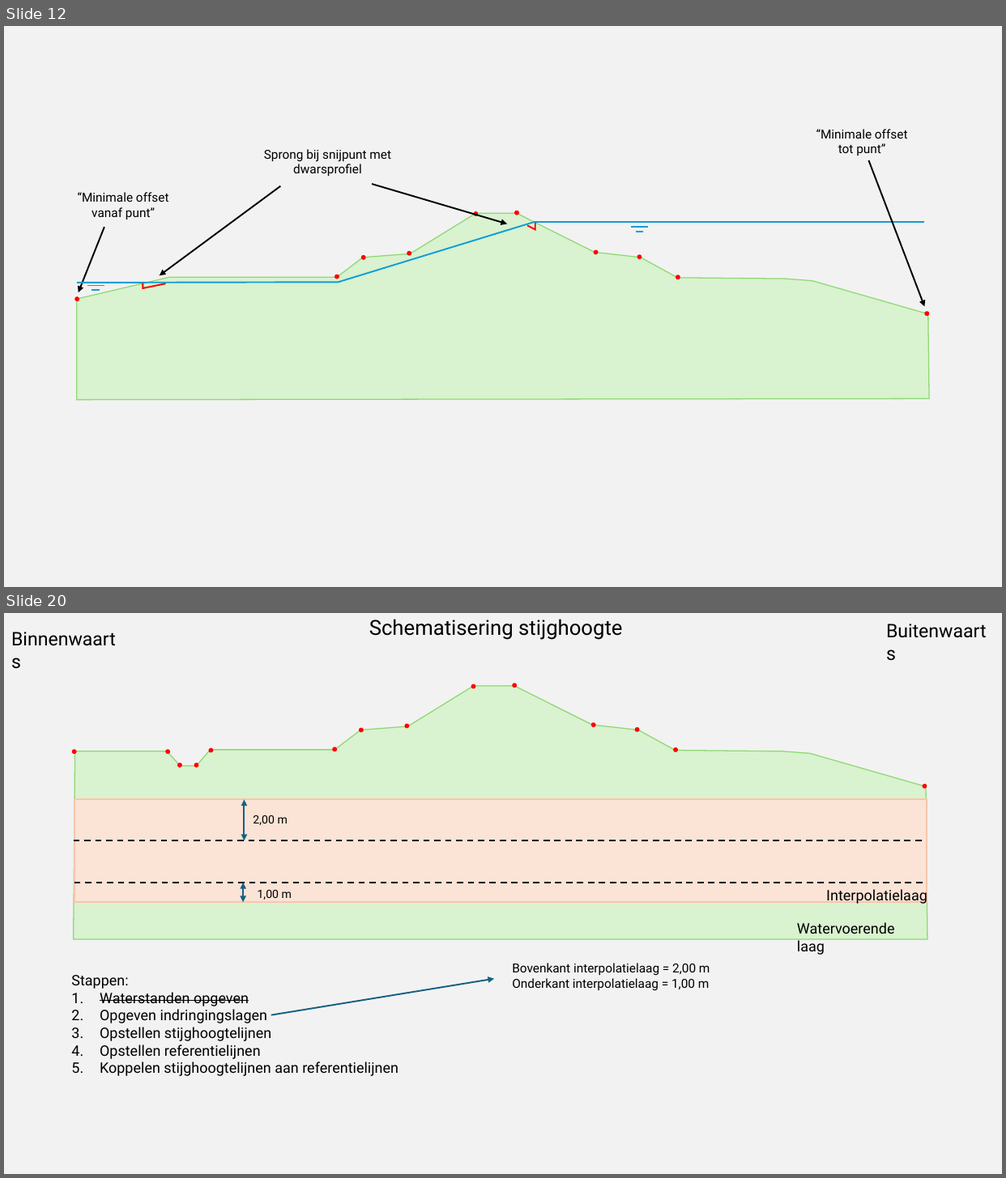
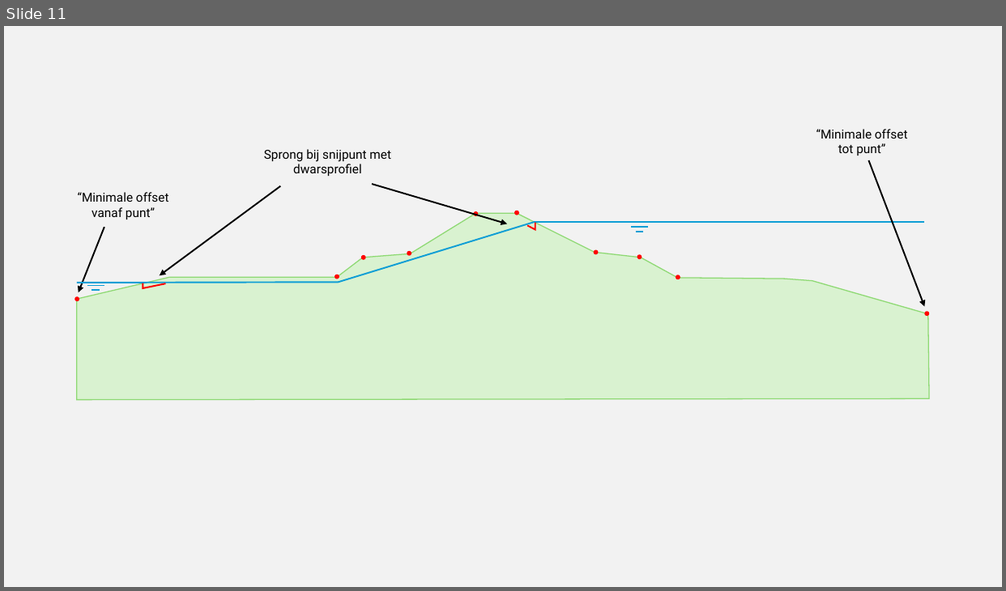
Before and after one commit to scheldestromen/BOLuS, a slide deck: handleiding/Figuren handleiding.pptx. Shown one above the other, each under a label of ours: slides 12 and 20 before the commit, slide 11 after it; the slides between them are not shown. The pictures are 1006x1178 and 1006x591 pixels, drawn with LibreOffice and Linux fonts; fonts in the diff are those of the drawing. Boxes give left, top, right and bottom in pixels: in the first picture for what was removed or moved away, otherwise in the second. Text is boxed around its words. In the diff, an @@ line names an element or a change of style, - is before the commit and + after.

```diff
--- a/handleiding/Figuren handleiding.pptx
+++ b/handleiding/Figuren handleiding.pptx
@@ slide 20 removed at box(4, 613, 1002, 1174), background #F2F2F2 @@
@@ text removed at box(4, 624, 131, 653) @@
-Binnenwaarts
@@ text removed at box(369, 619, 622, 640) @@
-Schematisering stijghoogte
@@ text removed at box(879, 615, 1002, 645) @@
-Buitenwaarts
@@ ellipse removed at box(471, 684, 475, 688) @@
@@ ellipse removed at box(513, 683, 517, 688) @@
@@ freeform shape removed at box(74, 686, 928, 939) @@
@@ ellipse removed at box(359, 727, 364, 732) @@
@@ ellipse removed at box(404, 724, 409, 728) @@
@@ ellipse removed at box(591, 722, 595, 726) @@
@@ ellipse removed at box(635, 727, 640, 732) @@
@@ ellipse removed at box(72, 749, 77, 754) @@
@@ ellipse removed at box(166, 749, 170, 754) @@
@@ ellipse removed at box(208, 747, 213, 752) @@
@@ ellipse removed at box(333, 747, 337, 752) @@
@@ ellipse removed at box(673, 747, 678, 752) @@
@@ ellipse removed at box(177, 763, 182, 767) @@
@@ ellipse removed at box(194, 763, 198, 767) @@
@@ rectangle removed at box(74, 799, 927, 902) @@
@@ double arrow removed from (245, 799) to (245, 841) @@
@@ ellipse removed at box(923, 784, 927, 788) @@
@@ text removed at box(253, 815, 288, 825) @@
-2,00 m
@@ line removed from (74, 841) to (927, 841) @@
@@ line removed from (74, 883) to (927, 883) @@
@@ double arrow removed from (243, 883) to (243, 902) @@
@@ text removed at box(258, 890, 292, 902) @@
-1,00 m
@@ text removed at box(826, 889, 927, 905) @@
-Interpolatielaag
@@ text removed at box(797, 922, 895, 955) @@
-Watervoerende laag
@@ text removed at box(71, 975, 398, 1076) @@
-Stappen:
-1. Waterstanden opgeven
-2. Opgeven indringingslagen
-3. Opstellen stijghoogtelijnen
-4. Opstellen referentielijnen
-5. Koppelen stijghoogtelijnen aan referentielijnen
@@ text removed at box(512, 963, 710, 990) @@
-Bovenkant interpolatielaag = 2,00 m
-Onderkant interpolatielaag = 1,00 m
@@ arrow removed from (271, 1016) to (494, 979) @@
@@ what was slide 12 is now slide 11 @@
```
Also in this commit, not shown: 1 slide changed, 21 slides added, 12 other slides removed, 7 other files.
